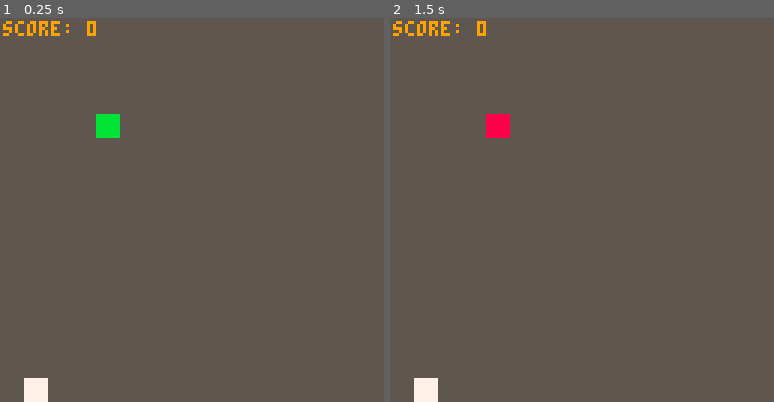
Above: before the commit, frames 1-2 (left to right).
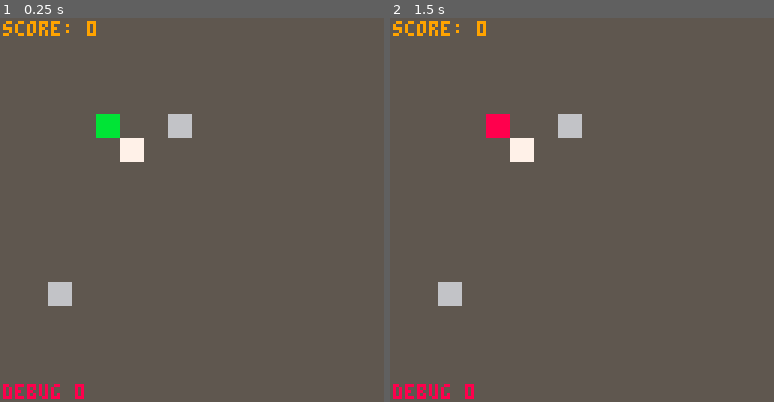
Above: after the commit, the same moments.

Repository: Clothwest/snake-pico-8
Game: PICO-8 cartridge snake.p8
Same seed, same stepped clock (60 frames per second), same inputs: the game is played once before the commit and once after it.
Inputs:
- Up to frame 1 (0.25 s): no input
- Up to frame 2 (1.5 s): tap X (X key) at 0.33, 1.07 s; tap O (Z key) at 0.7 s

The runs differ from the first frame. In frame 1, 1.8% of the frame differs, in the area x 0-50%, y 25-100%; in frame 2, 1.8%.

Commit message:
preparation for the level system

Diff:
--- a/main.lua
+++ b/main.lua
@@ -8,21 +8,64 @@
 key_jump = 4
 key_dash = 5
 
+-- color
+c00 = 0
+c01 = 1
+c02 = 2
+c03 = 3
+c04 = 4
+c05 = 5
+c06 = 6
+c07 = 7
+c08 = 8
+c09 = 9
+c10 = 10
+c11 = 11
+c12 = 12
+c13 = 13
+c14 = 14
+c15 = 15
+
 -- directions
 dir_left = { x = -1, y = 0 }
 dir_right = { x = 1, y = 0 }
 dir_up = { x = 0, y = -1 }
 dir_down = { x = 0, y = 1 }
 
+-- level
+lv_peaceful = 1
+lv_normal = 2
+lv_hard = 3
+
+-- weight
+w0 = 0
+w1 = 1
+w2 = 2
+w3 = 3
+w4 = 4
+w5 = 5
+w6 = 6
+w7 = 7
+w8 = 8
+w9 = 9
+
 -- other
 fps = 30
-length = 16
+scn_len = 16
+--
 
 -- global variables
+--
 tick = true
 frame = 0
 score = 0
+cur_lv = 0
 foods = {}
+--
+
+-- for debug output
+debug = true
+bug = 0
 
 -- snake
 --
@@ -34,7 +77,7 @@
 	},
 	speed = 3,
 	parts = {},
-	head = { x = 4, y = 4, front = { x = 0, y = 0 }, spr = 1 },
+	head = { x = 4, y = 4, front = { x = 0, y = 0 }, spr = c11 },
 	tail = {},
 	can_move = false,
 	is_dead = false,
@@ -45,7 +88,7 @@
 			snake.tail = deep_copy(snake.head)
 			coordinate_copy(snake.head, snake.tail.front)
 			snake.tail.prev = snake.head
-			snake.tail.spr = 2
+			snake.tail.spr = c03
 			add(snake.parts, snake.tail)
 		else
 			local new_body = deep_copy(snake.tail)
@@ -57,7 +100,7 @@
 	end,
 	die = function()
 		snake.is_dead = true
-		sfx(1)
+		level[cur_lv].on_snake_died()
 	end,
 	die_effect = function()
 		if frame % (fps \ snake.die_effect_speed) ~= 0 then
@@ -68,9 +111,9 @@
 		elseif snake.dead_part.prev ~= nil then
 			snake.dead_part = snake.dead_part.prev
 		end
-		snake.dead_part.spr = 5
+		snake.dead_part.spr = c14
 		if snake.dead_part.prev == nil then
-			snake.dead_part.spr = 4
+			snake.dead_part.spr = c08
 		end
 	end,
 	move = function()
@@ -118,9 +161,11 @@
 		end
 
 
-		-- for debug
-		if btnp(key_dash) then
-			snake.grow()
+		-- debug
+		if debug then
+			if btnp(key_dash) then
+				snake.grow()
+			end
 		end
 
 		if snake.can_move and not snake.is_dead then
@@ -148,44 +193,233 @@
 		spr(snake.head.spr, to_tile(snake.head.x), to_tile(snake.head.y))
 	end
 }
-
--- food
---
-function spawn_food()
-	local food = {}
-	while true do
-		food.x = flr(rnd(length))
-		food.y = flr(rnd(length))
-		if not is_in_snake(food) then
-			break
-		end
-	end
-	food.spr = 3
-	food.eaten = function()
+--
+
+-- food spawner
+--
+food_spawner = {
+	kind = {
+		first = { cur = 0, max = 0, types = {} },
+		second = { cur = 0, max = 0, types = {} },
+		third = { cur = 0, max = 0, type = {} }
+	},
+	on_food_eaten = function(food)
+		local first = food_spawner.kind.first
+		local second = food_spawner.kind.second
+		local third = food_spawner.kind.third
+		if has(first.types, food.type) then
+			first.cur -= 1
+		end
+		if has(second.types, food.type) then
+			second.cur -= 1
+		end
+		if has(third.types, food.type) then
+			third.cur -= 1
+		end
+		level[cur_lv].on_food_eaten(food)
+	end,
+	replenish = function()
+		local first = food_spawner.kind.first
+		local second = food_spawner.kind.second
+		local third = food_spawner.kind.third
+		while first.cur < first.max do
+			food_spawner.spawn(rnd_weighted(first.types))
+			first.cur += 1
+		end
+		while second.cur < second.max do
+			food_spawner.spawn(rnd_weighted(second.types))
+			second.cur += 1
+		end
+		while third.cur < third.max do
+			food_spawner.spawn(rnd_weighted(third.types))
+			third.cur += 1
+		end
+	end,
+	spawn = function(type, pos)
+		local food = {}
+		local dft_pos = pos and not is_snake_at(pos) and pos or nil
+		local try_cnt = 0
+		while true do
+			coordinate_copy(dft_pos or { x = flr(rnd(scn_len)), y = flr(rnd(scn_len)) }, food)
+			try_cnt += 1
+			if try_cnt >= 10 then
+				return
+			end
+			if not is_snake_at(food) and not is_food_at(food) then
+				break
+			end
+		end
+		food.type = type
+		add(foods, food)
+	end,
+	init = function()
+		food_spawner.replenish()
+	end
+}
+--
+
+-- food type
+--
+--
+-- mate table for function
+food_function = {
+	eaten = function(food)
+		del(foods, food)
+		food.type.eaten_effect()
+		food_spawner.on_food_eaten(food)
+	end,
+	update = function(food)
+		if overlap(food, snake.head) then
+			food.type.eaten(food)
+		end
+	end,
+	draw = function(food)
+		spr(food.type.spr, to_tile(food.x), to_tile(food.y))
+	end
+}
+food_function.__index = food_function
+
+-- first
+--
+-- score = 1
+ordinary_food = {
+	weight = w0,
+	spr = c07,
+	eaten_effect = function()
+		score += 1
 		sfx(0)
-		snake.grow()
-		score += 1
-		del(foods, food)
-	end
-	food.update = function()
-		if overlap(food, snake.head) then
-			spawn_food()
-			food.eaten()
-		end
-	end
-	food.draw = function()
-		spr(food.spr, to_tile(food.x), to_tile(food.y))
-	end
-	add(foods, food)
-end
-
--- init function
+	end
+}
+setmetatable(ordinary_food, food_function)
+add(food_spawner.kind.first.types, ordinary_food)
+
+-- score = 2
+score_food = {
+	weight = w0,
+	spr = c06,
+	eaten_effect = function()
+		score += 2
+		sfx(0)
+	end
+}
+setmetatable(score_food, food_function)
+add(food_spawner.kind.first.types, score_food)
+--
+--
+--
+
+-- level
+--
+level = {
+	[lv_peaceful] = {
+		food_kind = {
+			first = {
+				to = food_spawner.kind.first,
+				max = 3,
+				types = {
+					{ to = ordinary_food, weight = w1 },
+					{ to = score_food, weight = w1 }
+				}
+			},
+			second = {
+				to = food_spawner.kind.second,
+				max = 0
+			},
+			third = {
+				to = food_spawner.kind.third,
+				max = 0
+			}
+		},
+		on_food_eaten = function(food)
+			snake.grow()
+			food_spawner.spawn(rnd_weighted(food_spawner.kind.first.types))
+		end,
+		on_snake_died = function()
+			sfx(1)
+		end
+	},
+	[lv_normal] = {
+		food_kind = {
+			first = {
+				to = food_spawner.kind.first,
+				max = 0,
+				types = {
+					{ to = ordinary_food, weight = w3 },
+					{ to = score_food, weight = w1 }
+				}
+			},
+			second = {
+				to = food_spawner.kind.second,
+				max = 0,
+				types = {
+
+				}
+			},
+			third = {
+				to = food_spawner.kind.third,
+				max = 0,
+				types = {
+
+				}
+			}
+		}
+	},
+	[lv_hard] = {
+		food_kind = {
+			first = {
+				to = food_spawner.kind.first,
+				max = 0,
+				types = {
+					{ to = ordinary_food, weight = w1 },
+					{ to = score_food, weight = w0 }
+				}
+			},
+			second = {
+				to = food_spawner.kind.second,
+				max = 0,
+				types = {
+
+				}
+			},
+			third = {
+				to = food_spawner.kind.third,
+				max = 0,
+				types = {
+
+				}
+			}
+		}
+	},
+	load = function(cur_level)
+		for _, kind in pairs(cur_level.food_kind) do
+			kind.to.max = kind.max
+			if kind.max ~= 0 then
+				foreach(
+					kind.types,
+					function(type)
+						if type ~= nil then
+							type.to.weight = type.weight
+						end
+					end
+				)
+			end
+		end
+	end
+}
+--
+
+--------------------
+-- init function --
+--------------------
 function _init()
+	init()
 	snake.init()
-	spawn_food()
-end
-
--- update function
+	food_spawner.init()
+end
+
+--------------------
+-- update function --
+--------------------
 function _update()
 	if tick then
 		frame = (frame + 1) % fps
@@ -194,23 +428,42 @@
 	foreach(
 		foods,
 		function(food)
-			food.update()
+			food.type.update(food)
 		end
 	)
 end
 
--- draw function
+--------------------
+-- draw function --
+--------------------
 function _draw()
-	cls(5)
+	cls(c05)
 	foreach(
 		foods,
 		function(food)
-			food.draw()
+			food.type.draw(food)
 		end
 	)
 	snake.draw()
-	print("score: "..score, 1, 1, 9)
-end
+	print("score: "..score, 1, 1, c09)
+
+	--
+	if debug then
+		print("debug "..bug, 1, 122, c08)
+	end
+end
+
+-- game manager
+--
+function init()
+	load_level(lv_peaceful)
+end
+
+function load_level(cur)
+	cur_lv = cur
+	level.load(level[cur_lv])
+end
+--
 
 -- tool function
 --
@@ -234,15 +487,57 @@
 	return copy
 end
 
+function is_empty(t)
+	return next(t) == nil
+end
+
+function size(t)
+	local cnt = 0
+	for _, _ in pairs(t) do
+		cnt += 1
+	end
+	return cnt
+end
+
+function rnd_equal(t)
+	local vals = {}
+	for _, v in pairs(t) do
+		add(vals, v)
+	end
+	return vals[flr(rnd(#vals)) + 1]
+end
+
+function rnd_weighted(t)
+	local total = 0
+	for _, v in ipairs(t) do
+		total += v.weight
+	end
+	local r = flr(rnd(total))
+	total = 0
+	for _, v in ipairs(t) do
+		total += v.weight
+		if total > r then
+			return v
+		end
+	end
+end
+
+function has(tbl, val)
+	for _, v in pairs(tbl) do
+		if v == val then
+			return true
+		end
+	end
+	return false
+end
+
+--
+
 function coordinate_copy(from, to)
 	to.x = from.x
 	to.y = from.y
 end
 
-function is_empty(t)
-	return next(t) == nil
-end
-
 function to_tile(v)
 	return v * 8
 end
@@ -251,7 +546,7 @@
 	return point_a.x == point_b.x and point_a.y == point_b.y
 end
 
-function is_in_snake(point)
+function is_snake_at(point)
 	local is = false
 	foreach(
 		snake.parts,
@@ -264,15 +559,29 @@
 	return is
 end
 
+function is_food_at(point)
+	local is = false
+	foreach(
+		foods,
+		function(food)
+			if overlap(food, point) then
+				is = true
+			end
+		end
+	)
+	return is
+end
+
 function loop(point)
 	if point.x < 0 then
-		point.x = length - 1
-	elseif point.x > length - 1 then
+		point.x = scn_len - 1
+	elseif point.x > scn_len - 1 then
 		point.x = 0
 	end
 	if point.y < 0 then
-		point.y = length - 1
-	elseif point.y > length - 1 then
+		point.y = scn_len - 1
+	elseif point.y > scn_len - 1 then
 		point.y = 0
 	end
 end
+--
--- a/snake.p8
+++ b/snake.p8
@@ -6,14 +6,14 @@
 
 #include main.lua
 __gfx__
-00000000bbbbbbbb333333337777777788888888eeeeeeee00000000000000000000000000000000000000000000000000000000000000000000000000000000
-00000000bbbbbbbb333333337777777788888888eeeeeeee00000000000000000000000000000000000000000000000000000000000000000000000000000000
-00700700bbbbbbbb333333337777777788888888eeeeeeee00000000000000000000000000000000000000000000000000000000000000000000000000000000
-00077000bbbbbbbb333333337777777788888888eeeeeeee00000000000000000000000000000000000000000000000000000000000000000000000000000000
-00077000bbbbbbbb333333337777777788888888eeeeeeee00000000000000000000000000000000000000000000000000000000000000000000000000000000
-00700700bbbbbbbb333333337777777788888888eeeeeeee00000000000000000000000000000000000000000000000000000000000000000000000000000000
-00000000bbbbbbbb333333337777777788888888eeeeeeee00000000000000000000000000000000000000000000000000000000000000000000000000000000
-00000000bbbbbbbb333333337777777788888888eeeeeeee00000000000000000000000000000000000000000000000000000000000000000000000000000000
+00000000111111112222222233333333444444445555555566666666777777778888888899999999aaaaaaaabbbbbbbbccccccccddddddddeeeeeeeeffffffff
+00000000111111112222222233333333444444445555555566666666777777778888888899999999aaaaaaaabbbbbbbbccccccccddddddddeeeeeeeeffffffff
+00000000111111112222222233333333444444445555555566666666777777778888888899999999aaaaaaaabbbbbbbbccccccccddddddddeeeeeeeeffffffff
+00000000111111112222222233333333444444445555555566666666777777778888888899999999aaaaaaaabbbbbbbbccccccccddddddddeeeeeeeeffffffff
+00000000111111112222222233333333444444445555555566666666777777778888888899999999aaaaaaaabbbbbbbbccccccccddddddddeeeeeeeeffffffff
+00000000111111112222222233333333444444445555555566666666777777778888888899999999aaaaaaaabbbbbbbbccccccccddddddddeeeeeeeeffffffff
+00000000111111112222222233333333444444445555555566666666777777778888888899999999aaaaaaaabbbbbbbbccccccccddddddddeeeeeeeeffffffff
+00000000111111112222222233333333444444445555555566666666777777778888888899999999aaaaaaaabbbbbbbbccccccccddddddddeeeeeeeeffffffff
 
 
 
